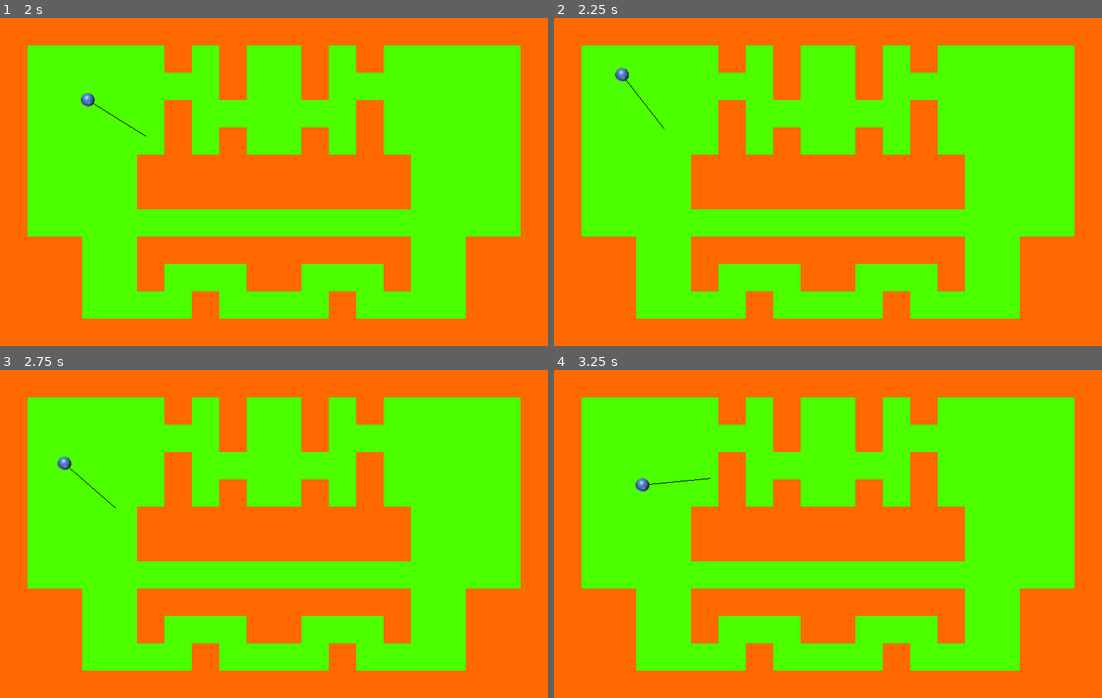
Above: before the commit, frames 1-4 (two rows, left to right).
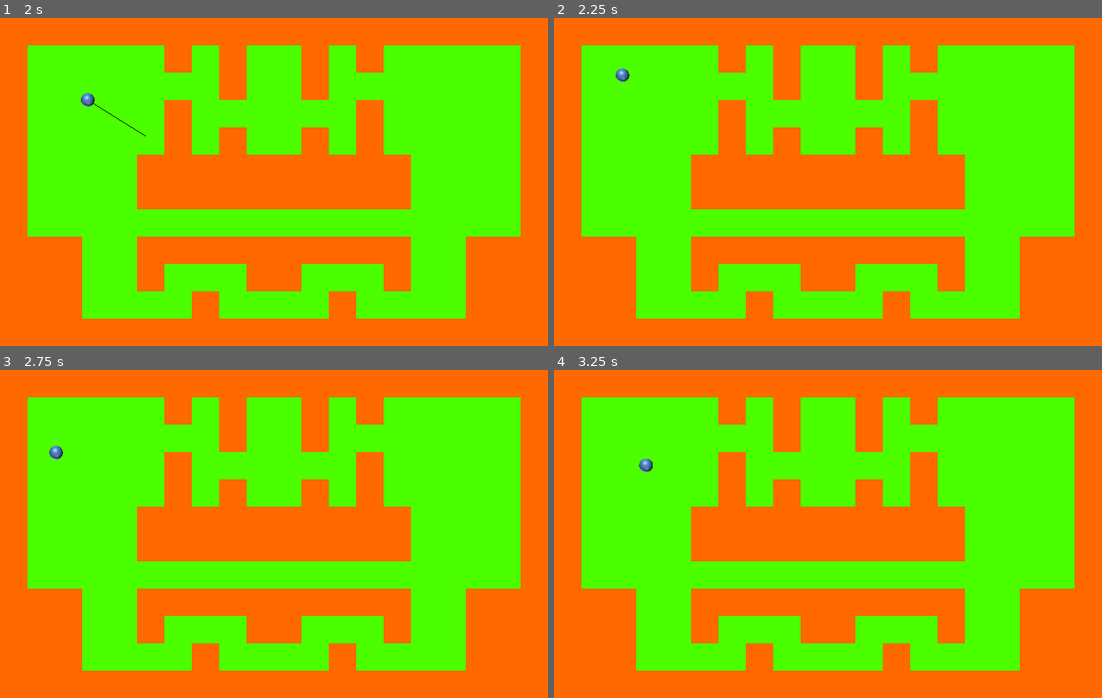
Above: after the commit, the same moments.

Repository: Halfwhit/Gulf
Game: Godot game, scene res://Scenes/Main.tscn
Same seed, same stepped clock (60 frames per second), same inputs: the game is played once before the commit and once after it.
Inputs (mouse positions are in pixels of both pictures, inside the frame that each line leads up to):
- Up to frame 1 (2 s): tap Enter at 0.5 s; move the mouse to (394, 165) at 0.52 s; click (394, 165) at 0.6 s; click "Test Level" at 1.25 s
- Up to frame 2 (2.25 s): tap Space at 2 s; move the mouse to (718, 198) at 2.02 s; click (718, 198) at 2.1 s
- Up to frame 3 (2.75 s): no input
- Up to frame 4 (3.25 s): move the mouse to (882, 461) at 2.77 s; click (882, 461) at 2.85 s

Frame 1 is identical in both runs. In frame 2, less than 0.1% of the frame differs, in the area x 11-21%, y 15-34%; in frame 3, 0.2%; in frame 4, 0.2%, in the area x 14-29%, y 27-38%.

Commit message:
Updated ball physics to smooth out friction Power bar now only shows when the ball is stationary

Diff:
--- a/Scenes/Assets/Player.gd
+++ b/Scenes/Assets/Player.gd
@@ -1,30 +1,42 @@
 extends KinematicBody2D
 
-var max_force
-var player_name
-var ball_color
+var max_force = 500
 var ball_vector = Vector2()
 var collision
-export (float) var friction
-
-func _ready():
-	ball_color = Color(1.0, 0.0, 0.0, 0.5)
-	max_force = 500
+var in_motion
+var friction = 0.98
 
 func _draw():
+	if in_motion == false:
 		draw_line(Vector2(), get_local_mouse_position().clamped(max_force/2), Color(0.0, 0.0, 0.0), 1.0, false)
 
 func _process(delta):
-	update()
+		update()
 
 func _physics_process(delta):
-	check_hit()
-	ball_vector = ball_vector * friction
+	#Update in_motion variable
+	check_motion()
+
+	if Input.is_action_just_pressed("touch_main"):
+		get_new_vector()
+
+	hit_ball(delta)
+
+	#Apply friction
+	ball_vector = ball_vector.linear_interpolate(Vector2(0,0), friction * delta)
+
+func get_new_vector():
+	ball_vector = -get_local_mouse_position().clamped(max_force)
+
+func check_motion():
+	if ball_vector.length() < 1:
+		ball_vector = Vector2()
+		in_motion = false
+	else:
+		in_motion = true
+
+func hit_ball(delta):
 	collision = move_and_collide(ball_vector * delta)
 	if collision:
 			ball_vector = ball_vector.bounce(collision.normal)
 			move_and_collide(ball_vector * delta)
-
-func check_hit():
-	if Input.is_action_just_pressed("touch_main"):
-		ball_vector = -get_local_mouse_position().clamped(max_force)
--- a/Scenes/Assets/Player.tscn
+++ b/Scenes/Assets/Player.tscn
@@ -10,7 +10,6 @@
 [node name="Player" type="KinematicBody2D"]
 scale = Vector2( 0.5, 0.5 )
 script = ExtResource( 1 )
-friction = 0.99
 
 [node name="Sprite" type="Sprite" parent="."]
 texture = ExtResource( 2 )
--- a/project.godot
+++ b/project.godot
@@ -35,7 +35,11 @@
 
 [physics]
 
+2d/physics_engine="GodotPhysics"
+2d/thread_model=2
+2d/sleep_threshold_linear=1.0
 2d/default_gravity_vector=Vector2( 0, 0 )
+3d/default_gravity_vector=Vector3( 0, 0, -1 )
 
 [rendering]
 
